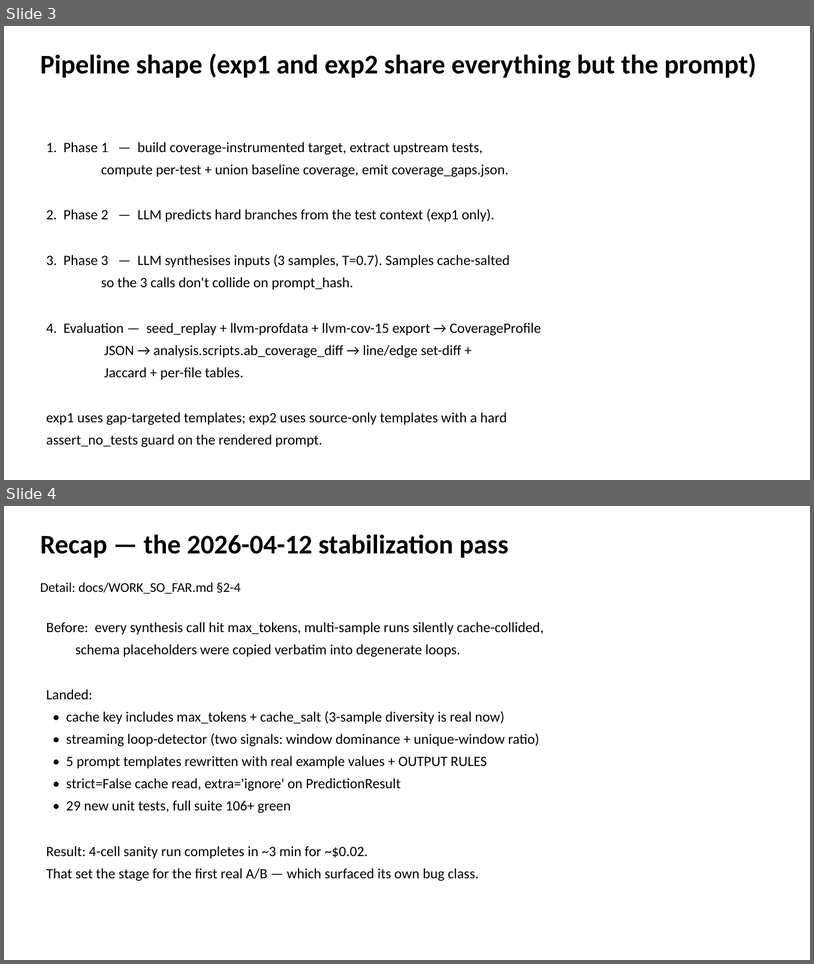
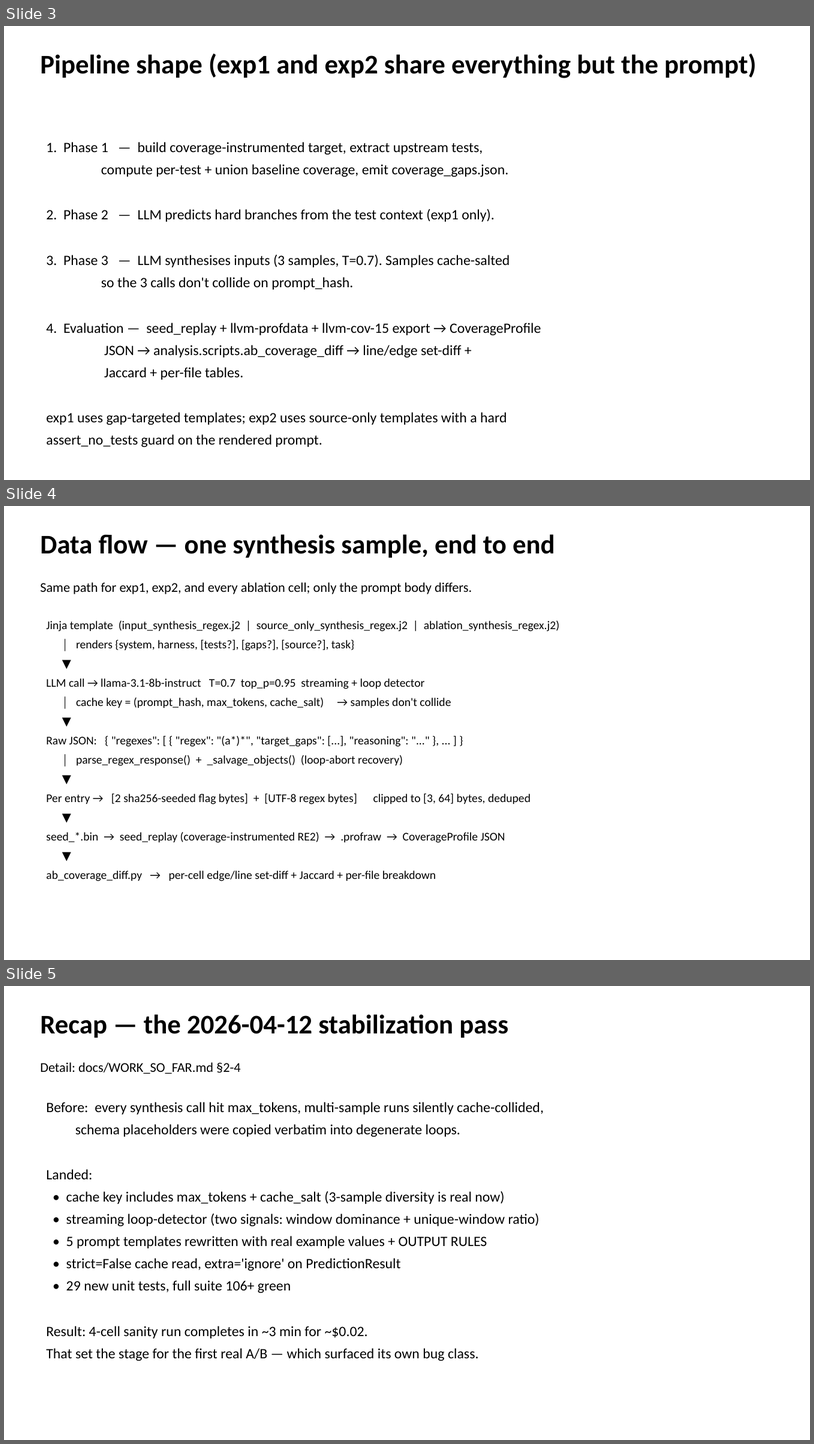
Before and after one commit to shreyasganesh0/llm-fuzzing, a slide deck: docs/slides/llm_fuzzing_review.pptx. Shown one above the other, each under a label of ours: slides 3 and 4 before the commit, slides 3, 4 and 5 after it. The pictures are 814x964 and 814x1444 pixels, drawn with LibreOffice and Linux fonts; fonts in the diff are those of the drawing. Boxes give left, top, right and bottom in pixels: in the first picture for what was removed or moved away, otherwise in the second. Text is boxed around its words. In the diff, an @@ line names an element or a change of style, - is before the commit and + after.

Commit message:
Add ablation results docs, review decks, and credit-check utilities
- docs/WEEKLY_REVIEW_PROMPT.md: full review prompt with RE2 v2 and harfbuzz
  llama results; M1/M2 tables; head-to-head format-dependence comparison
- docs/LLAMA_ABLATION_RESULTS.md: standalone results doc for Claude web
  presentation creation (llama-only, 150-seed normalised runs)
- docs/EXPERIMENT_HANDOFF.md, HANDOFF_PACK.md: handoff docs for resuming
  Claude harfbuzz cells when API credits are restored
- docs/ABLATION_V3_SLIDE_SUMMARY.md, INTEGRITY_AND_NEXT_STEPS.md: earlier
  analysis docs
- core/build_pptx.py: add slides for data flow, prompt examples, and seed
  format walkthrough
- docs/slides/: updated and new PPTX review decks
- scripts/check_claude_credits.{py,sh}: utilities to poll Anthropic API
  credit availability before launching synthesis runs

```diff
--- a/docs/slides/llm_fuzzing_review.pptx
+++ b/docs/slides/llm_fuzzing_review.pptx
@@ slide 4 added at box(4, 506, 810, 960), background #FFFFFF @@
@@ text added at box(40, 534, 555, 558), 32 pt, text #000000, bold @@
+Data flow — one synthesis sample, end to end
@@ text added at box(40, 582, 472, 594), 16 pt, text #000000 @@
+Same path for exp1, exp2, and every ablation cell; only the prompt body differs.
@@ text added at box(46, 621, 560, 881), 14 pt, text #000000 @@
+Jinja template (input_synthesis_regex.j2 | source_only_synthesis_regex.j2 | ablation_synthesis_regex.j2)
+│ renders {system, harness, [tests?], [gaps?], [source?], task}
+▼
+LLM call → llama-3.1-8b-instruct T=0.7 top_p=0.95 streaming + loop detector
+│ cache key = (prompt_hash, max_tokens, cache_salt) → samples don't collide
+▼
+Raw JSON: { "regexes": [ { "regex": "(a*)*", "target_gaps": [...], "reasoning": "..." }, ... ] }
+│ parse_regex_response() + _salvage_objects() (loop-abort recovery)
+▼
+Per entry → [2 sha256-seeded flag bytes] + [UTF-8 regex bytes] clipped to [3, 64] bytes, deduped
+▼
+seed_*.bin → seed_replay (coverage-instrumented RE2) → .profraw → CoverageProfile JSON
+▼
+ab_coverage_diff.py → per-cell edge/line set-diff + Jaccard + per-file breakdown
@@ what was slide 4 is now slide 5 @@
```
Also in this commit, not shown: 2 slides changed, 4 other slides added, 11 other files.
